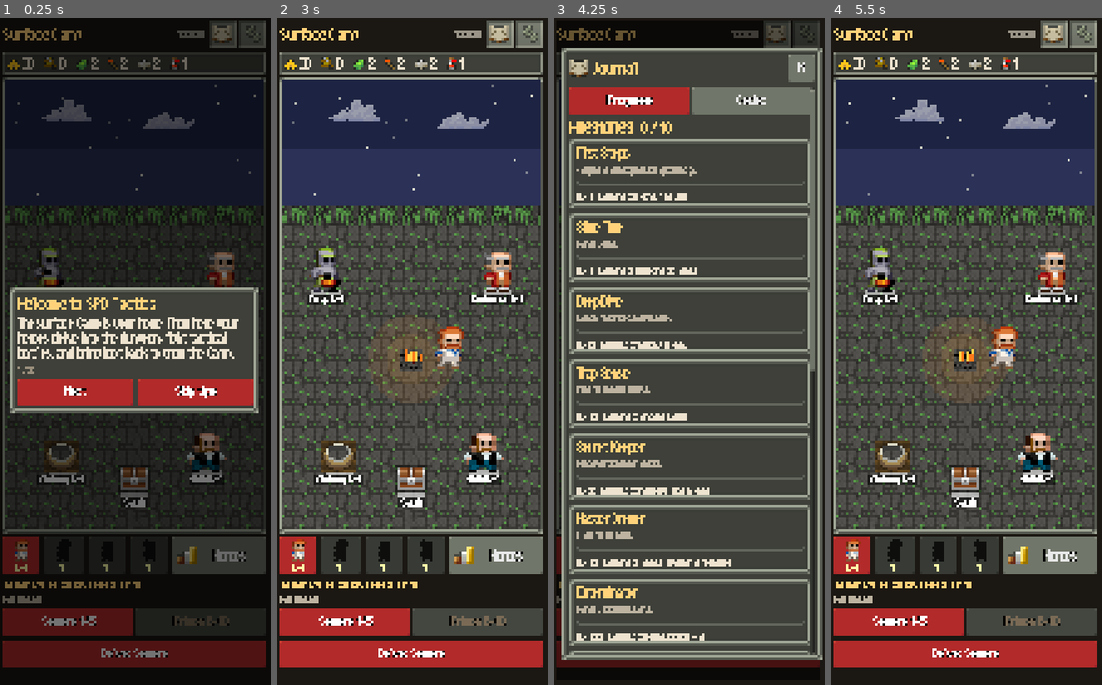
Above: before the commit, frames 1-4 (left to right).
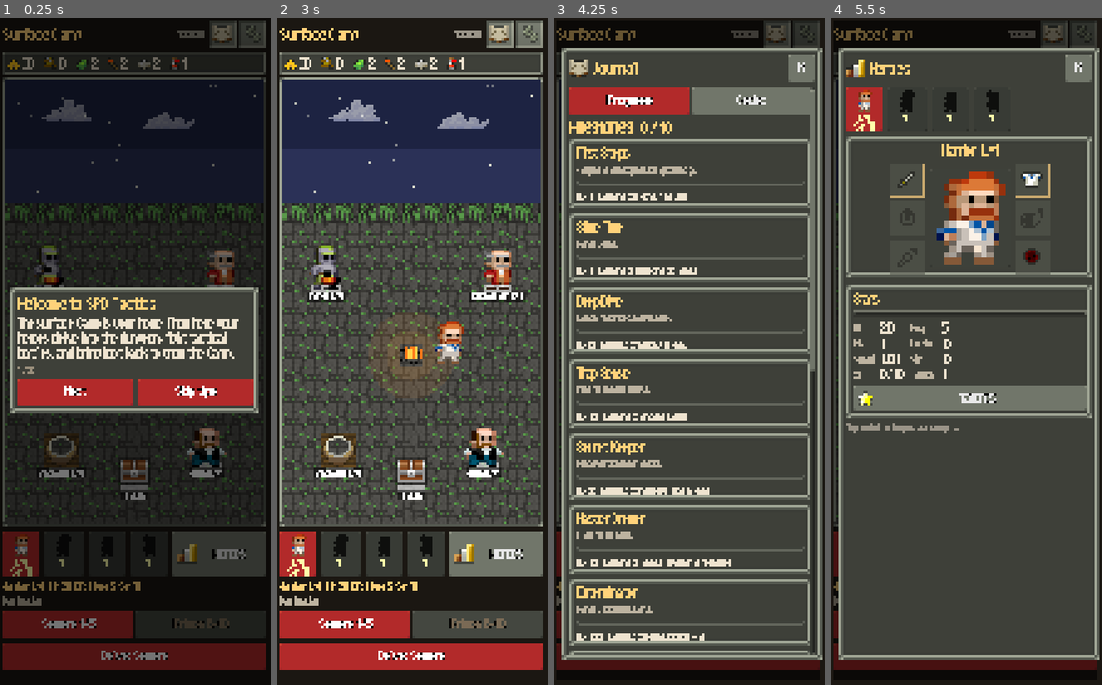
Above: after the commit, the same moments.

Repository: DaltonGoesFast/Idle-Pixel-Dungeon
Game: Godot game, scene res://scenes/main.tscn
The game is run twice, just before and just after one commit, with the same random seed, the same clock (stepped at 60 frames per second) and the same inputs.
Inputs (mouse positions are in pixels of both pictures, inside the frame that each line leads up to):
- Up to frame 1 (0.25 s): no input
- Up to frame 2 (3 s): click "Heroes" at 0.5 s; click "Next" at 1.25 s; click "Next" at 2 s; click "Skip tips" at 2.75 s
- Up to frame 3 (4.25 s): click (776, 38) at 3.52 s
- Up to frame 4 (5.5 s): click (1085, 38) at 4.27 s; click (852, 558) at 5 s, where only the run before the commit has a clickable "Lv1"

The runs differ from the first frame. In frame 1, 7.5% of the frame differs, in the area x 0-99%, y 10-98%; in frame 2, 18%; in frame 3, 0.5%; in frame 4, 60%, in the area x 0-100%, y 0-98%.

Commit message:
Show hero level and strength on hero portrait slots and open Heroes when clicking the selected hero again.
Co-authored-by: Cursor <cursoragent@cursor.com>

Diff:
--- a/scripts/ui/camp_screen.gd
+++ b/scripts/ui/camp_screen.gd
@@ -91,7 +91,7 @@
 	for c in GameState.heroes:
 		hr.add_child(_hero_slot(c))
 	var hb := UIKit.button("Heroes", func(): open_page("Heroes")); UIKit.with_icon(hb, PAGE_ICONS.Heroes); UIKit.secondary(hb)
-	hb.custom_minimum_size = Vector2(UIKit.font_size * 6, UIKit.font_size * 3.4); hr.add_child(hb)
+	hb.custom_minimum_size = Vector2(UIKit.font_size * 6, UIKit.font_size * 4.0); hr.add_child(hb)
 	# one-line hero summary
 	var s := GameState.hero_stats(chosen_hero); var h: Dictionary = GameState.heroes[chosen_hero]
 	var line := UIKit.label("%s  Lv%d   HP %d  DR %d  Dmg %d  Str %d" % [s.name, h.level, s.ht, s.dr, s.dmg, h.str], 0.85, Color("ffd27a"))
@@ -122,21 +122,25 @@
 func _hero_slot(c: String) -> Control:
 	var h: Dictionary = GameState.heroes[c]
 	var b := Button.new(); b.focus_mode = FOCUS_NONE
-	var sz := UIKit.font_size * 3.4
-	b.custom_minimum_size = Vector2(sz, sz)
+	var sz := UIKit.font_size * 3.4; var ht := UIKit.font_size * 4.0
+	b.custom_minimum_size = Vector2(sz, ht)
 	var sel := c == chosen_hero
 	for st in ["normal", "hover", "pressed", "disabled"]:
 		b.add_theme_stylebox_override(st, UIKit.chrome("red_button" if sel else "grey_button", Color(1, 1, 1) if st != "disabled" else Color(0.5, 0.5, 0.5), UIKit.font_size * 0.3))
 	b.tooltip_text = DB.heroes[c].name + ("" if h.unlocked else " (locked): " + DB.heroes[c].get("unlock", ""))
 	b.disabled = not h.unlocked
-	b.pressed.connect(func(): chosen_hero = c; Sfx.play("click"); rebuild())
+	b.pressed.connect(func():
+		Sfx.play("click")
+		if c == chosen_hero: open_page("Heroes")
+		else: chosen_hero = c; rebuild())
 	var tr := UIKit.pixel(_hero_tex(c), maxi(1, int(sz * 0.62 / 15.0)))
-	tr.set_anchors_and_offsets_preset(PRESET_FULL_RECT); tr.offset_bottom = -int(UIKit.font_size * 0.9)
+	tr.set_anchors_and_offsets_preset(PRESET_FULL_RECT); tr.offset_bottom = -int(UIKit.font_size * 1.55)
 	if not h.unlocked: tr.modulate = Color(0, 0, 0, 0.75)
 	b.add_child(tr)
-	var lv := UIKit.label(("Lv%d" % h.level) if h.unlocked else "?", 0.75, Color("ffffaa"))
+	var lv := UIKit.label(("Lv%d\nStr %d" % [h.level, h.str]) if h.unlocked else "?", 0.75, Color("ffffaa"))
+	lv.add_theme_constant_override("line_spacing", -int(UIKit.font_size * 0.1))
 	lv.set_anchors_and_offsets_preset(PRESET_BOTTOM_WIDE); lv.horizontal_alignment = HORIZONTAL_ALIGNMENT_CENTER
-	lv.offset_top = -UIKit.font_size * 1.05; lv.mouse_filter = MOUSE_FILTER_IGNORE; b.add_child(lv)
+	lv.offset_top = -UIKit.font_size * 1.75; lv.mouse_filter = MOUSE_FILTER_IGNORE; b.add_child(lv)
 	return b
 
 func _hero_tex(c: String) -> Texture2D:
--- a/tests/run_tests.gd
+++ b/tests/run_tests.gd
@@ -1602,3 +1602,14 @@
 	gs.facilities.guild.level = 2; gs.facilities.guild.cap = 1
 	gs.from_dict(JSON.parse_string(JSON.stringify(gs.to_dict())))
 	check(int(gs.facilities.guild.cap) == 2, "loading a save repairs cap < level")
+	# hero slots show Lv + Str; tapping a second time opens Heroes
+	gs.heroes.mage.unlocked = true; gs.heroes.mage.level = 4; gs.heroes.mage.str = 12
+	var cs = load("res://scripts/ui/camp_screen.gd").new(); add_child(cs)
+	var m_slot: Button = cs._hero_slot("mage")
+	check(_node_text(m_slot).contains("Lv4") and _node_text(m_slot).contains("Str 12"), "hero slot shows level and Str (%s)" % _node_text(m_slot))
+	m_slot.pressed.emit()
+	check(cs.chosen_hero == "mage" and cs.open_name == "", "first tap selects the hero")
+	var m_slot2: Button = cs._hero_slot("mage")
+	m_slot2.pressed.emit()
+	check(cs.open_name == "Heroes", "tapping the selected hero again opens Heroes")
+	m_slot.free(); m_slot2.free(); cs.queue_free()
